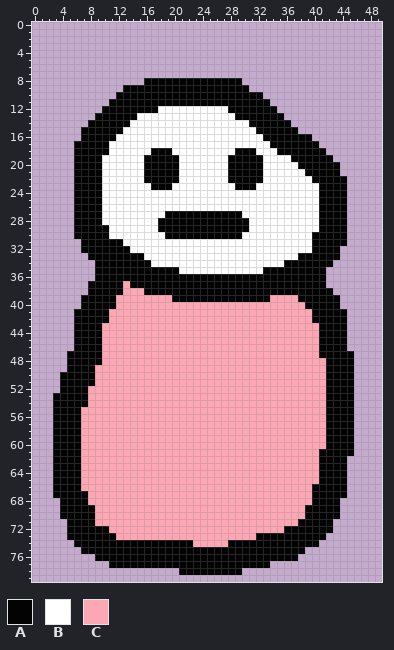
One commit to this sprite sheet: android/assets/pencilSpentPedestrianRed.png. The first picture shows the starting point.
The file is 50x80 pixels. Colours within 5 levels of each other are drawn and written as one.
Palette (. is transparent): A #030303  B #ffffff  C #fda7b5
The result:
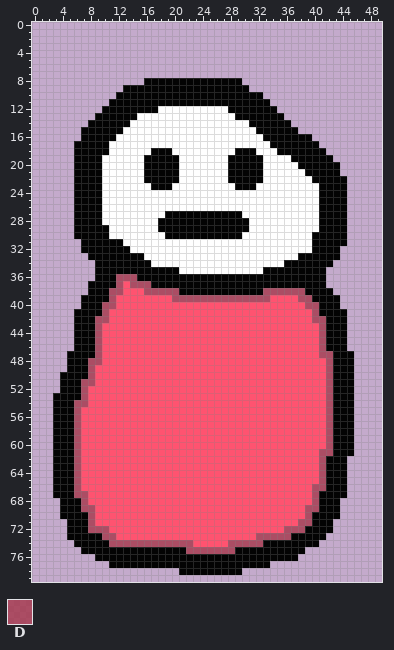
Colours new in this view: D #a32f42c1
Difference:
Colour C changes from #fda7b5 to #ff5370.
The edit turns colour A into colour D in row 36 at x 12 to 14; in row 37 at x 12 and 14 to 16; in row 38 at x 11 to 12, 16 to 20 and 33 to 38; in row 39 at x 11, 20 to 33 and 38 to 39; in row 40 at x 10 to 11 and 39 to 40; in row 41 at x 10 and 40.
The edit turns colour A into colour D in row 42 at x 9 to 10 and 40 to 41; in rows 43 to 46 at x 9 and 41; in row 47 at x 9 and 41 to 42; in row 48 at x 8 to 9 and 42; in rows 49 to 50 at x 8 and 42; in row 51 at x 7 to 8 and 42.
The edit turns colour A into colour D in rows 52 to 53 at x 7 and 42; in row 54 at x 6 to 7 and 42; in rows 55 to 60 at x 6 and 42; in row 61 at x 6 and 41 to 42; in rows 62 to 65 at x 6 and 41; in row 66 at x 6 and 40 to 41.
The edit turns colour A into colour D in row 67 at x 6 to 7 and 40; in row 68 at x 7 and 40; in row 69 at x 7 to 8 and 39 to 40; in row 70 at x 8 and 39; in row 71 at x 8 and 38 to 39; in row 72 at x 8 to 10 and 36 to 38.
The edit turns colour A into colour D in row 73 at x 10 to 11 and 32 to 36; in row 74 at x 11 to 22 and 28 to 32; in row 75 at x 22 to 28.
